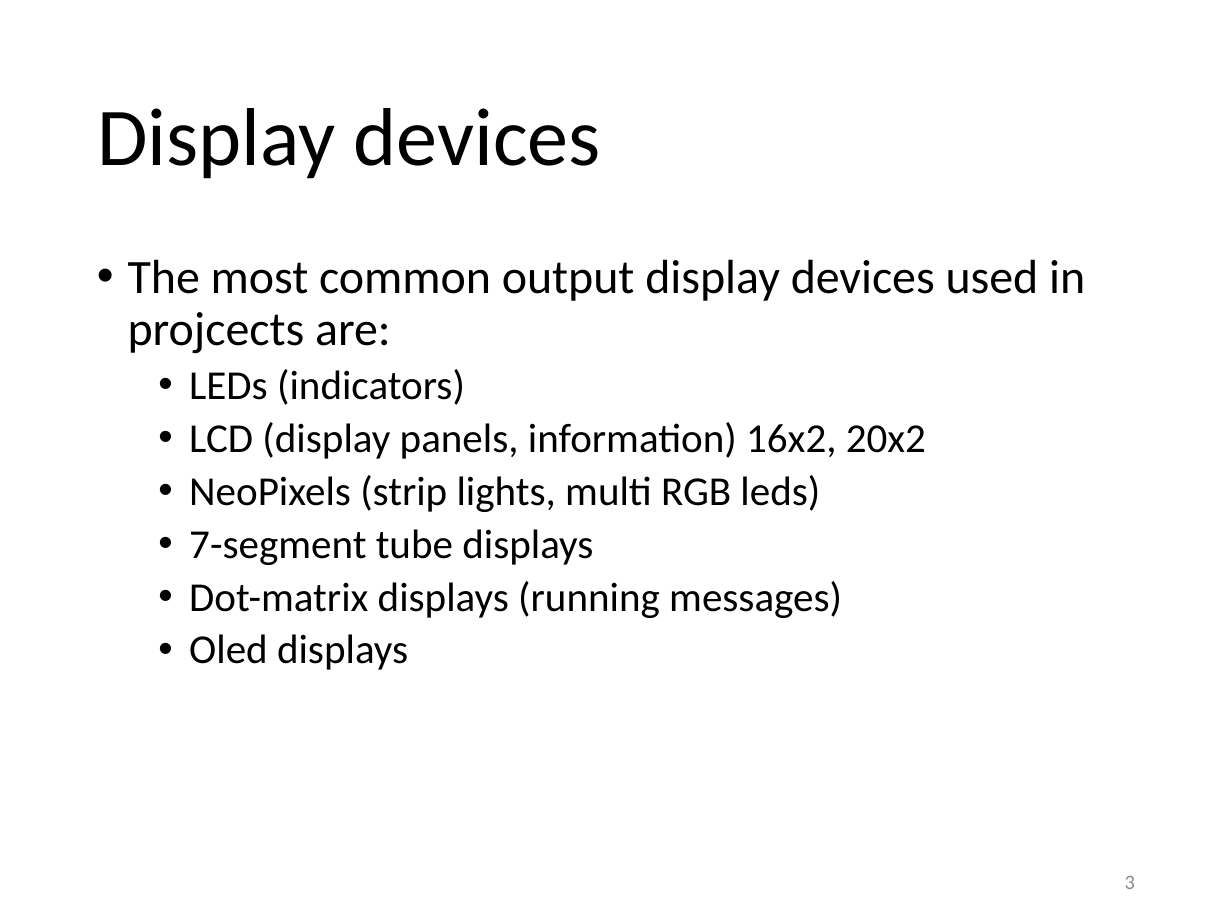
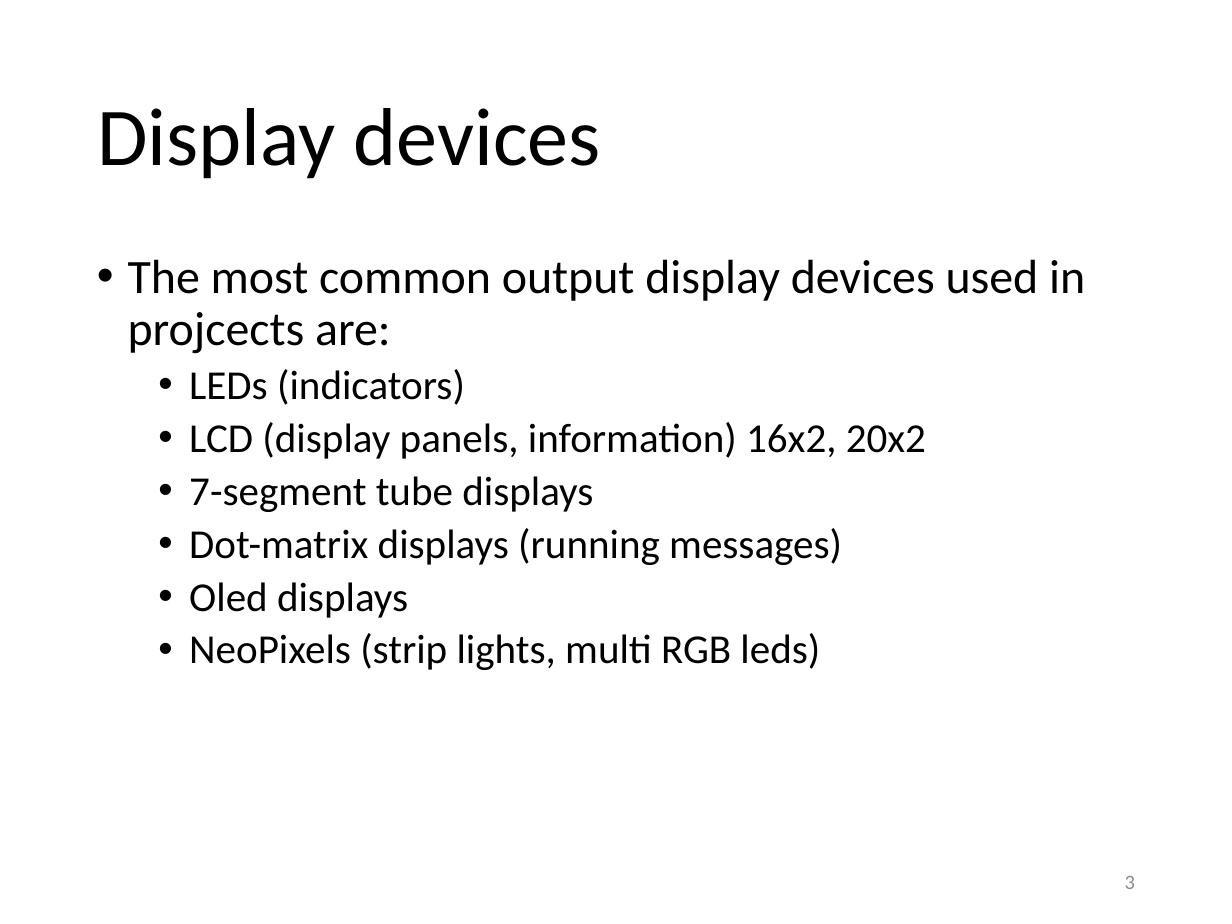
Before and after one commit to RDorville/digfab, a slide deck: slide 3 of presentations/ep1000_actuators/ep1000_actuators.pptx. Drawn at 1232x924 pixels with LibreOffice and Linux fonts; fonts in the diff are those of the drawing; background and template pictures are left out. Boxes give left, top, right and bottom in pixels: in the first picture for what was removed or moved away, otherwise in the second. Text is boxed around its words. In the diff, an @@ line names an element or a change of style, - is before the commit and + after.

```diff
--- a/presentations/ep1000_actuators/ep1000_actuators.pptx
+++ b/presentations/ep1000_actuators/ep1000_actuators.pptx
@@ text at (189, 475, 820, 512): paragraph removed @@
-  • NeoPixels (strip lights, multi RGB leds)
@@ text at (189, 633, 820, 670): paragraph added @@
+  • NeoPixels (strip lights, multi RGB leds)
```
Also in this commit, not shown: 3 other slides changed, 6 slides added, 14 other files.
